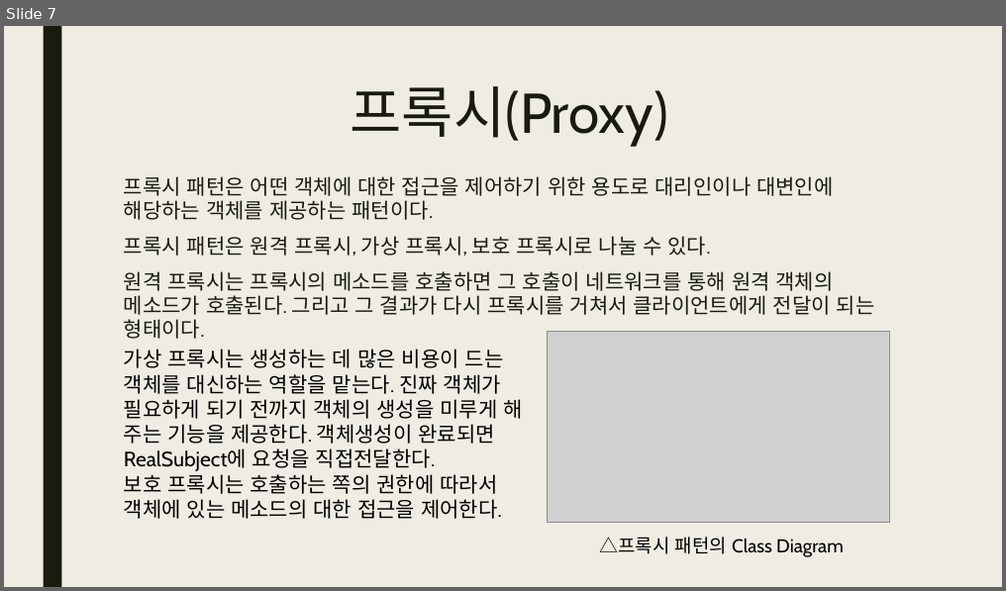
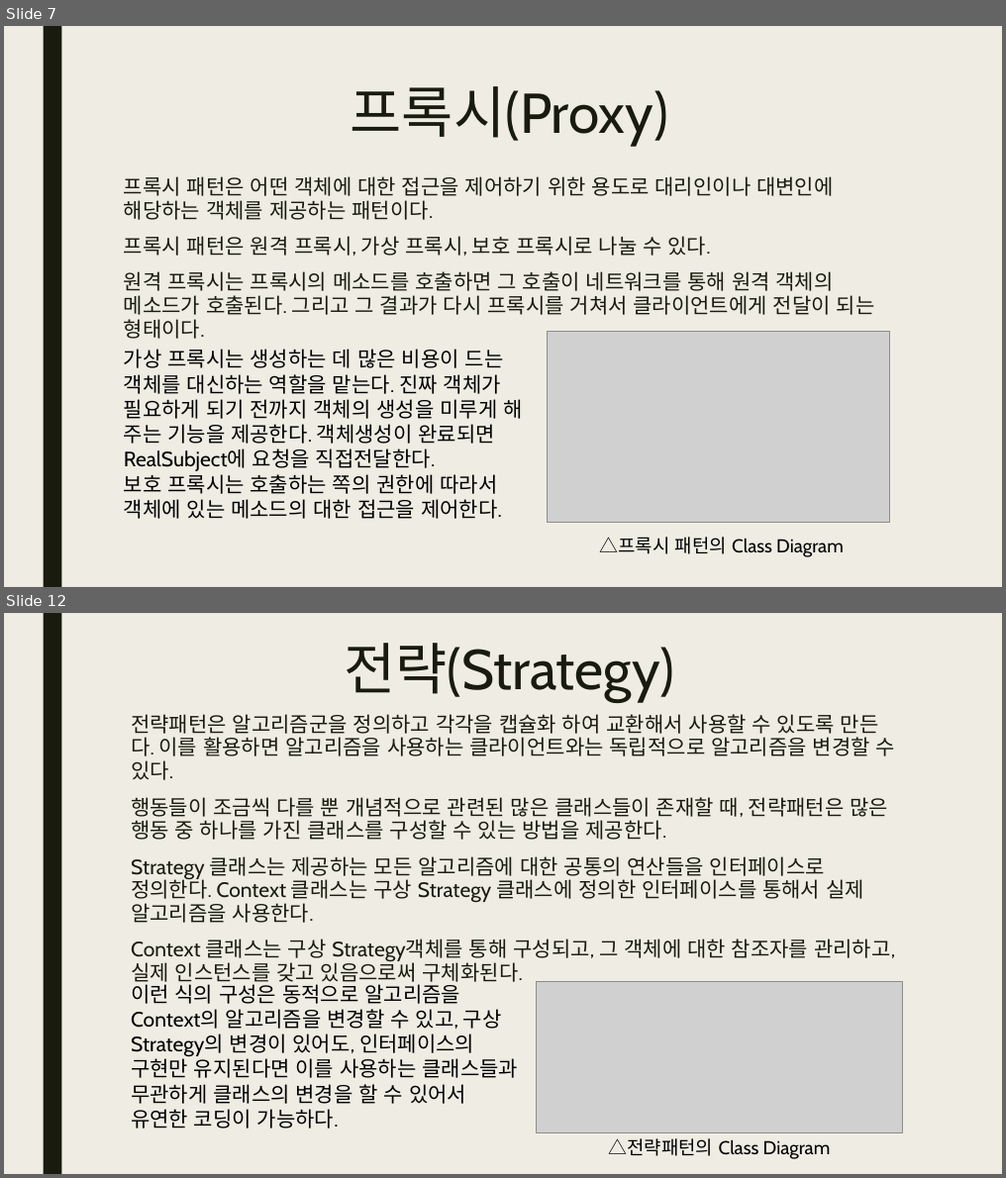
Before and after one commit to tonnac/Study_0, a slide deck: Design_Pattern.pptx. Shown one above the other, each under a label of ours: slide 7 before the commit, slides 7 and 12 after it; the slides between them are not shown. The pictures are 1006x591 and 1006x1178 pixels, drawn with LibreOffice and Linux fonts; fonts in the diff are those of the drawing; grey boxes stand for pictures. Boxes give left, top, right and bottom in pixels: in the first picture for what was removed or moved away, otherwise in the second. Text is boxed around its words. In the diff, an @@ line names an element or a change of style, - is before the commit and + after.

Commit message:
DP

```diff
--- a/Design_Pattern.pptx
+++ b/Design_Pattern.pptx
@@ slide 12 added at bbox=[4, 613, 1002, 1174], background #EFEDE3; not listed: 1 template element that a slide beside it also shows @@
@@ title added at bbox=[344, 643, 675, 703], 54 pt, text #191B0E @@
+전략(Strategy)
@@ text added at bbox=[131, 714, 895, 985], 20 pt, text #191B0E @@
+전략패턴은 알고리즘군을 정의하고 각각을 캡슐화 하여 교환해서 사용할 수 있도록 만든다. 이를 활용하면 알고리즘을 사용하는 클라이언트와는 독립적으로 알고리즘을 변경할 수 있다.
+행동들이 조금씩 다를 뿐 개념적으로 관련된 많은 클래스들이 존재할 때, 전략패턴은 많은 행동 중 하나를 가진 클래스를 구성할 수 있는 방법을 제공한다.
+Strategy 클래스는 제공하는 모든 알고리즘에 대한 공통의 연산들을 인터페이스로 정의한다. Context 클래스는 구상 Strategy 클래스에 정의한 인터페이스를 통해서 실제 알고리즘을 사용한다.
+Context 클래스는 구상 Strategy객체를 통해 구성되고, 그 객체에 대한 참조자를 관리하고, 실제 인스턴스를 갖고 있음으로써 구체화된다.
@@ text added at bbox=[131, 981, 518, 1129], 20 pt, text #000000 @@
+이런 식의 구성은 동적으로 알고리즘을 Context의 알고리즘을 변경할 수 있고, 구상 Strategy의 변경이 있어도, 인터페이스의 구현만 유지된다면 이를 사용하는 클래스들과 무관하게 클래스의 변경을 할 수 있어서 유연한 코딩이 가능하다.
@@ picture added at bbox=[537, 982, 902, 1134] @@
@@ text added at bbox=[609, 1139, 831, 1159], 18 pt, text #000000 @@
+△전략패턴의 Class Diagram
```
Also in this commit, not shown: 4 other slides added.
